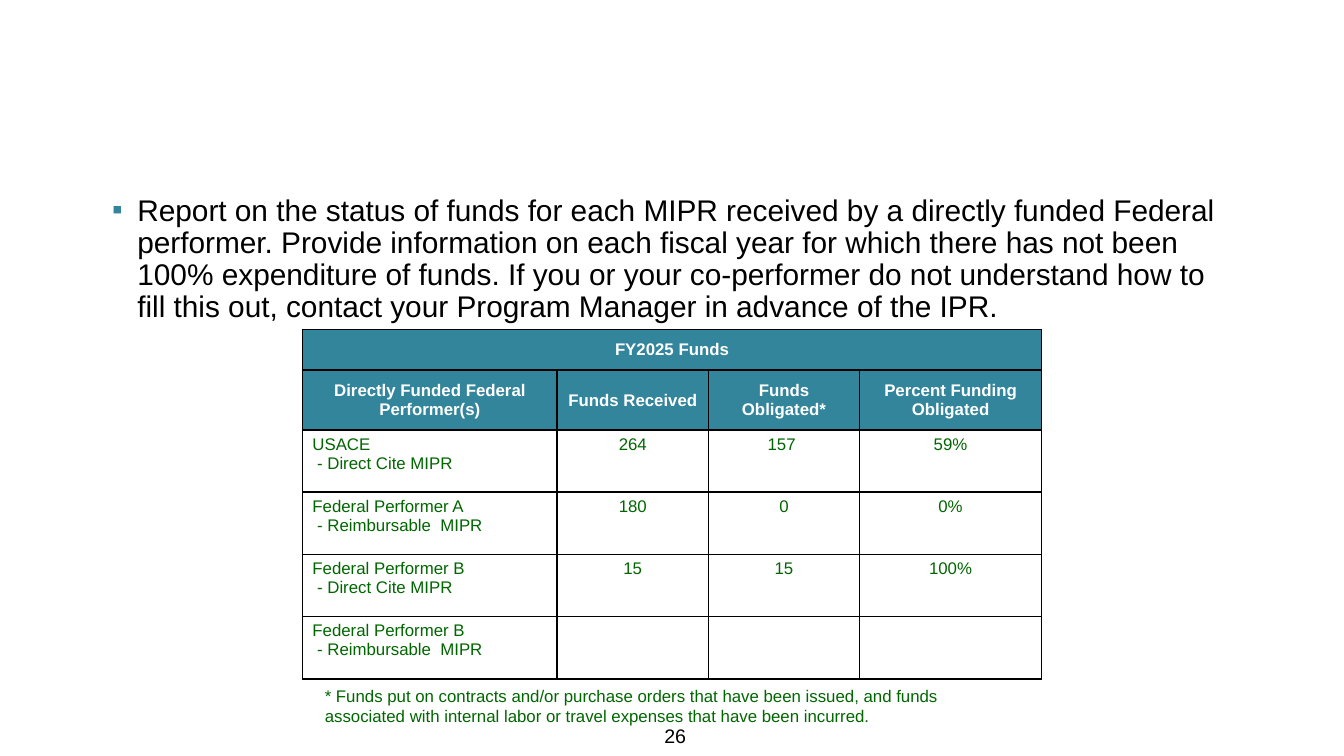
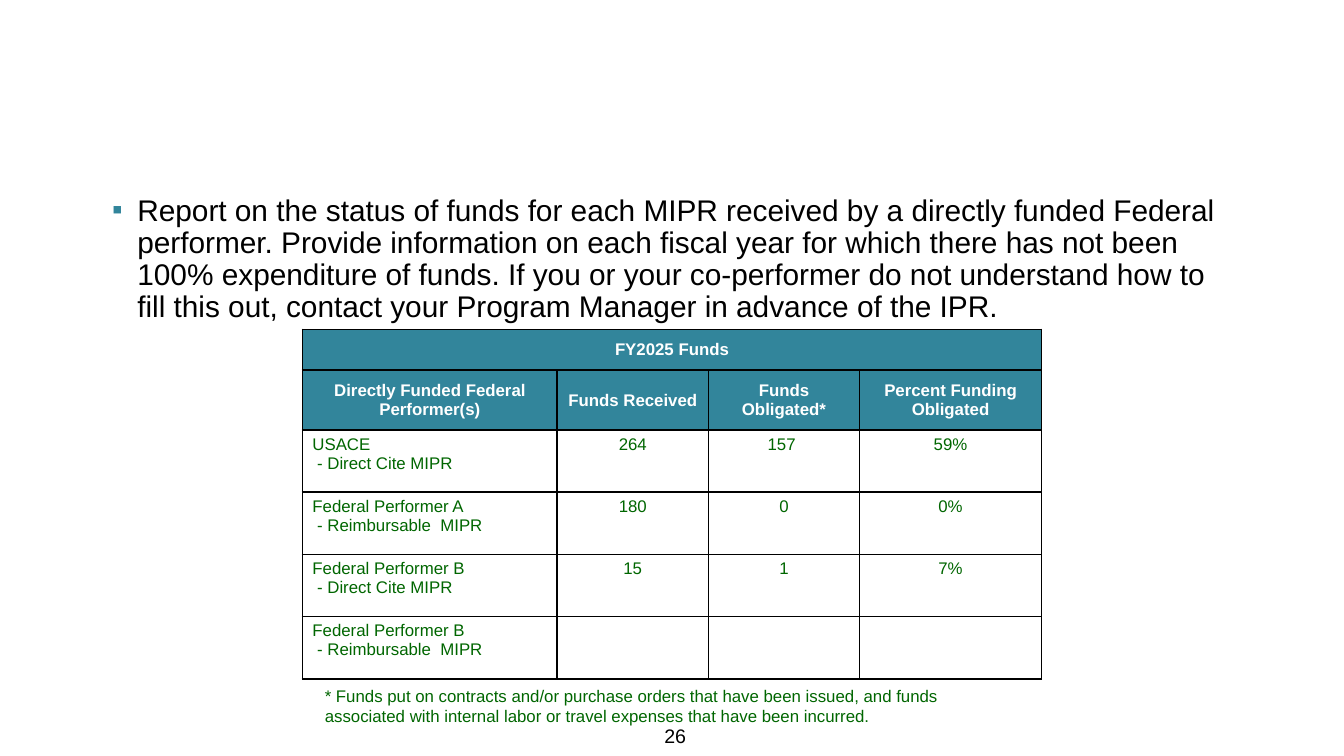
Before and after one commit to EcohydrologyTeam/Presentations, a slide deck: slide 26 of 2025/2025-06-05 ESTCP Salt Marsh Modeling/NH ESTCP IPR Presentation 2025.pptx. Drawn at 1344x756 pixels with LibreOffice and Linux fonts; fonts in the diff are those of the drawing; background and template pictures are left out. Boxes give left, top, right and bottom in pixels: in the first picture for what was removed or moved away, otherwise in the second. Text is boxed around its words. In the diff, an @@ line names an element or a change of style, - is before the commit and + after.

```diff
--- a/2025/2025-06-05 ESTCP Salt Marsh Modeling/NH ESTCP IPR Presentation 2025.pptx
+++ b/2025/2025-06-05 ESTCP Salt Marsh Modeling/NH ESTCP IPR Presentation 2025.pptx
@@ table at (302, 329, 1040, 679) @@
-row 5, column 3: 15
+row 5, column 3: 1
-row 5, column 4: 100%
+row 5, column 4: 7%
```
Also in this commit, not shown: 2 other slides changed.
